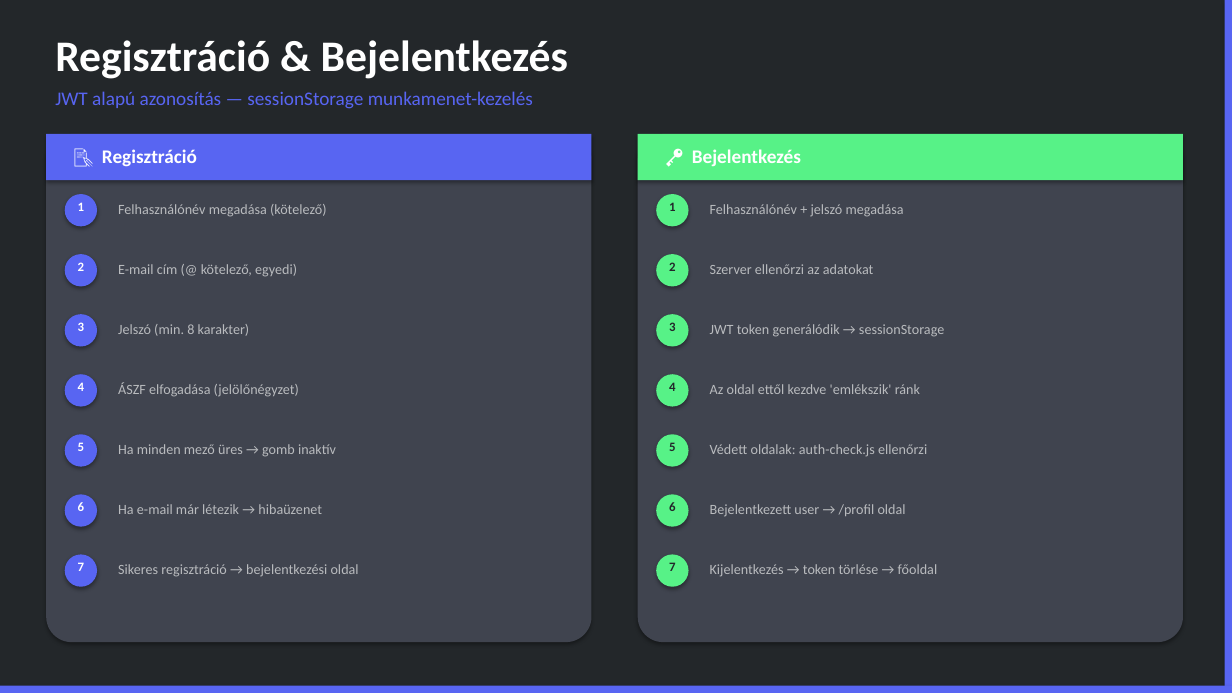
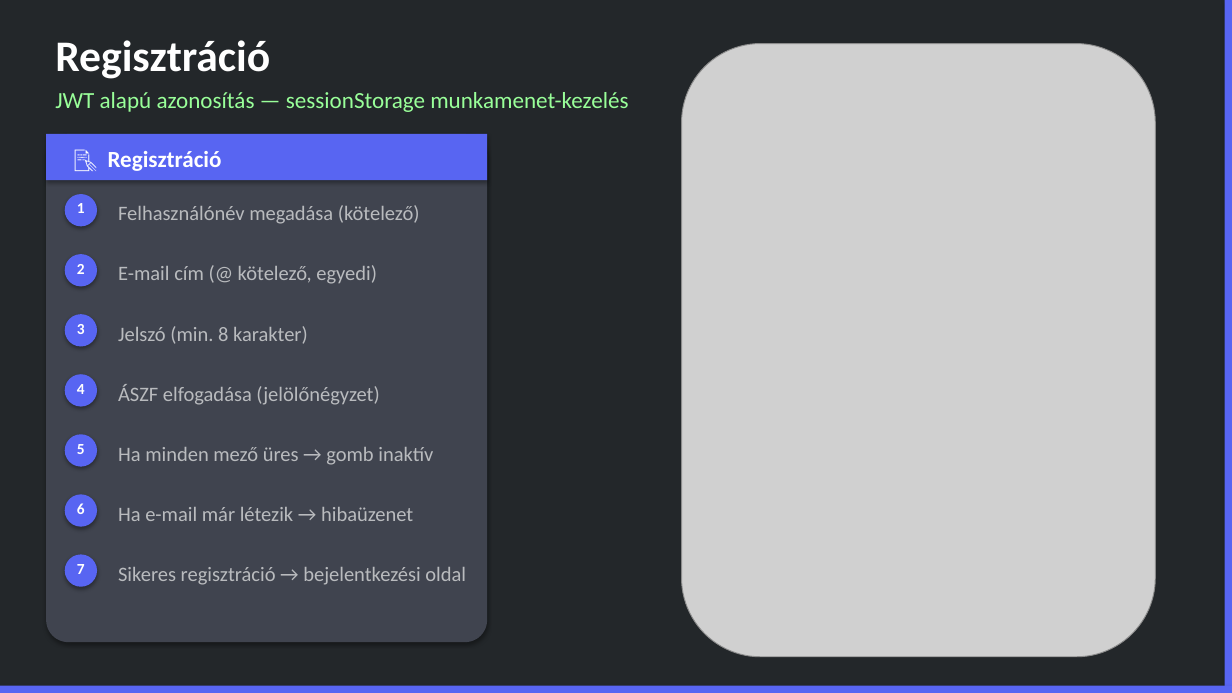
Before and after one commit to Grofrichard02/Notrox_WEB, a slide deck: slide 11 of NOTROX_Prezentacio_Final.pptx (slide 10 before the commit). Drawn at 1232x693 pixels with LibreOffice and Linux fonts; fonts in the diff are those of the drawing; grey boxes stand for pictures. Boxes give left, top, right and bottom in pixels: in the first picture for what was removed or moved away, otherwise in the second. Text is boxed around its words. In the diff, an @@ line names an element or a change of style, - is before the commit and + after.

```diff
--- a/NOTROX_Prezentacio_Final.pptx
+++ b/NOTROX_Prezentacio_Final.pptx
@@ text at bbox=[55, 40, 270, 79]: text changed @@
-Regisztráció & Bejelentkezés
+Regisztráció
@@ picture added at bbox=[681, 43, 1155, 657] @@
@@ text "JWT alapú azonosítás — sessionStorage ..." at bbox=[55, 92, 628, 112]: size 15 to 18 pt, text colour #5865F2 to #99FF99 @@
@@ rounded rectangle: place and size @@
-rounded rectangle at bbox=[46, 134, 592, 642]
+rounded rectangle at bbox=[46, 134, 487, 642]
@@ rectangle: place and size @@
-rectangle at bbox=[46, 134, 592, 180]
+rectangle at bbox=[46, 134, 487, 180]
@@ text "📝 Regisztráció" at bbox=[108, 151, 222, 171]: size 15 to 18 pt @@
@@ rounded rectangle removed at bbox=[638, 134, 1183, 642] @@
@@ rectangle removed at bbox=[638, 134, 1183, 180] @@
@@ text removed at bbox=[692, 149, 801, 166] @@
-🔑 Bejelentkezés
@@ ellipse removed at bbox=[656, 194, 689, 226] @@
@@ text removed at bbox=[669, 202, 675, 211] @@
-1
@@ text removed at bbox=[710, 204, 904, 217] @@
-Felhasználónév + jelszó megadása
@@ ellipse removed at bbox=[656, 254, 689, 287] @@
@@ text removed at bbox=[669, 262, 675, 271] @@
-2
@@ text removed at bbox=[710, 264, 874, 274] @@
-Szerver ellenőrzi az adatokat
@@ size 10 to 12 pt in 7 elements at bbox=[77, 264, 85, 274], bbox=[77, 384, 85, 394], bbox=[77, 444, 85, 454], bbox=[77, 503, 85, 514], bbox=[77, 564, 85, 574], bbox=[77, 203, 85, 213], bbox=[77, 324, 85, 334] @@
@@ ellipse removed at bbox=[656, 314, 689, 347] @@
@@ text removed at bbox=[669, 322, 675, 331] @@
-3
@@ text removed at bbox=[710, 324, 944, 337] @@
-JWT token generálódik → sessionStorage
@@ ellipse removed at bbox=[656, 374, 689, 407] @@
@@ text removed at bbox=[669, 382, 675, 391] @@
-4
@@ text removed at bbox=[710, 384, 920, 394] @@
-Az oldal ettől kezdve 'emlékszik' ránk
@@ ellipse removed at bbox=[656, 434, 689, 467] @@
@@ text removed at bbox=[669, 442, 675, 451] @@
-5
@@ text removed at bbox=[710, 444, 927, 457] @@
-Védett oldalak: auth-check.js ellenőrzi
@@ size 11 to 16 pt in 7 elements at bbox=[118, 205, 420, 224], bbox=[118, 265, 377, 284], bbox=[118, 326, 308, 344], bbox=[118, 384, 379, 405], bbox=[118, 567, 466, 585], bbox=[118, 447, 433, 465], bbox=[118, 507, 413, 521] @@
@@ ellipse removed at bbox=[656, 494, 689, 527] @@
@@ text removed at bbox=[669, 502, 675, 511] @@
-6
@@ text removed at bbox=[710, 504, 906, 517] @@
-Bejelentkezett user → /profil oldal
@@ ellipse removed at bbox=[656, 555, 689, 587] @@
@@ text removed at bbox=[669, 562, 675, 571] @@
-7
@@ text removed at bbox=[710, 564, 938, 577] @@
-Kijelentkezés → token törlése → főoldal
```
Also in this commit, not shown: 18 other slides changed, 6 slides added, 1 slide removed.
